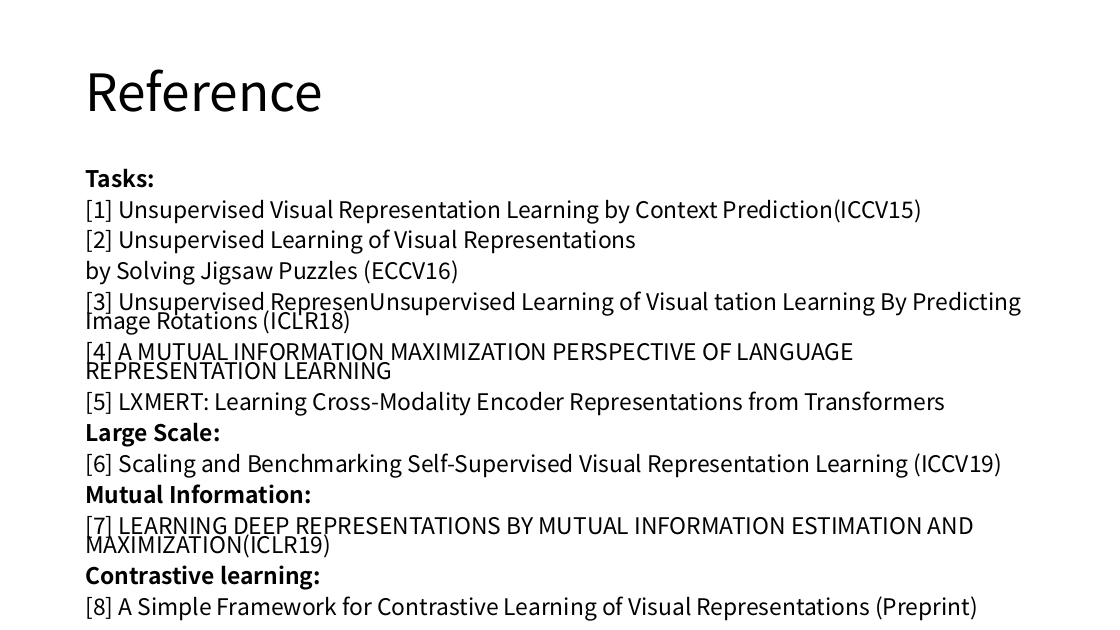
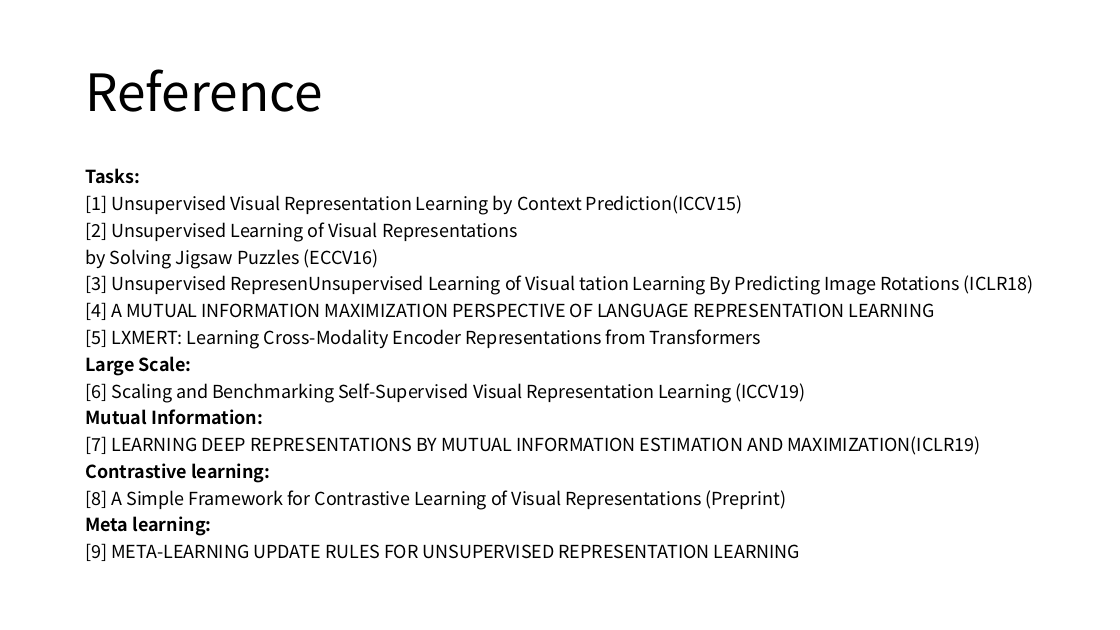
Before and after one commit to PKUAI26/Deep-Learning-Advanced-Topics, a slide deck: slide 18 of slides/topic1/zgx.pptx. Drawn at 1120x630 pixels with LibreOffice and Linux fonts; fonts in the diff are those of the drawing. Boxes give left, top, right and bottom in pixels: in the first picture for what was removed or moved away, otherwise in the second. Text is boxed around its words. In the diff, an @@ line names an element or a change of style, - is before the commit and + after.

Commit message:
add nlp reference

```diff
--- a/slides/topic1/zgx.pptx
+++ b/slides/topic1/zgx.pptx
@@ text at box(85, 168, 1034, 510): size 19.6 to 15.4 pt in "Tasks:", "[1] Unsupervised Visual Representation Learning by Context ...", "[2] Unsupervised Learning of Visual Representations", "by Solving Jigsaw Puzzles (ECCV16)" and 9 more places @@
@@ text at box(85, 516, 800, 561): paragraphs added @@
+Meta learning:
+[9] META-LEARNING UPDATE RULES FOR UNSUPERVISED REPRESENTATION LEARNING
```
Also in this commit, not shown: 1 other slide changed, 1 other file.
